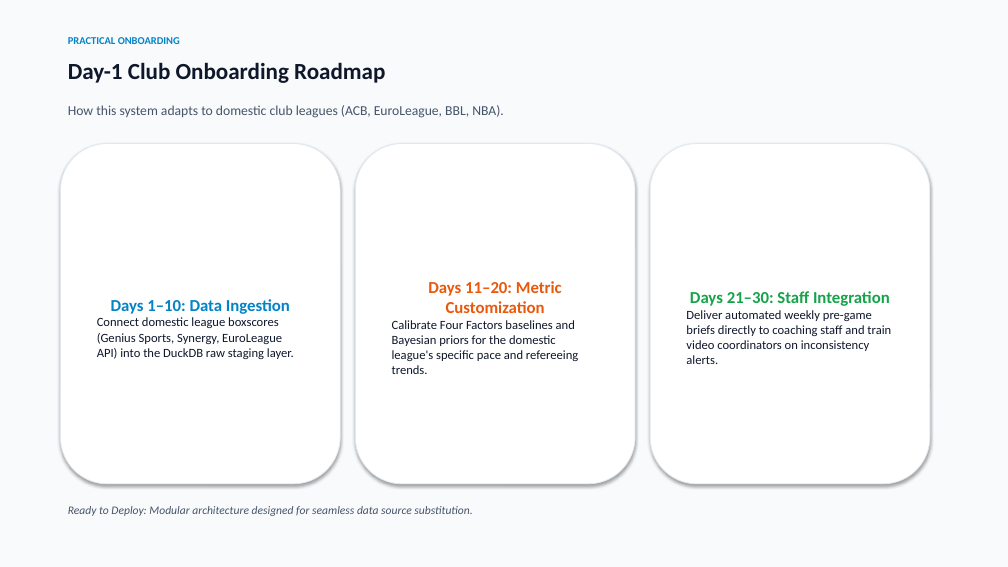
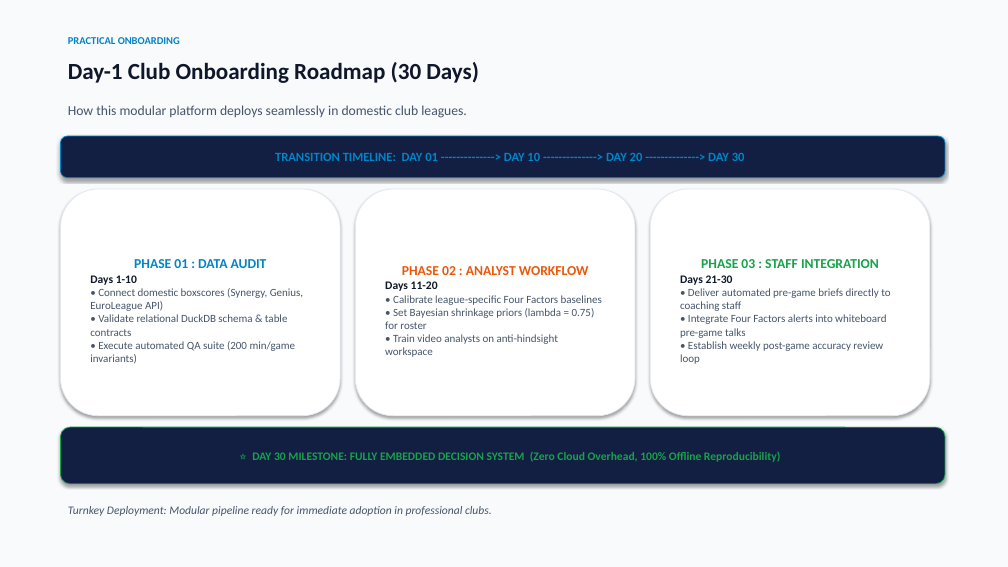
Before and after one commit to miguelo0203/basketball-analytics, a slide deck: slide 28 of presentation/International_Basketball_Analytics_Presentation.pptx. Drawn at 1008x567 pixels with LibreOffice and Linux fonts; fonts in the diff are those of the drawing. Boxes give left, top, right and bottom in pixels: in the first picture for what was removed or moved away, otherwise in the second. Text is boxed around its words. In the diff, an @@ line names an element or a change of style, - is before the commit and + after.

```diff
--- a/presentation/International_Basketball_Analytics_Presentation.pptx
+++ b/presentation/International_Basketball_Analytics_Presentation.pptx
@@ text at [68, 62, 479, 83]: text changed @@
-Day-1 Club Onboarding Roadmap
+Day-1 Club Onboarding Roadmap (30 Days)
@@ text at [68, 105, 467, 118]: text changed @@
-How this system adapts to domestic club leagues (ACB, EuroLeague, BBL, NBA).
+How this modular platform deploys seamlessly in domestic club leagues.
@@ rounded rectangle added at [60, 136, 945, 178], fill #121E42, outline #0284C7 0.75 pt, 12 pt, text #0284C7, bold @@
+TRANSITION TIMELINE: DAY 01 --------------> DAY 10 --------------> DAY 20 --------------> DAY 30
@@ rounded rectangle "PHASE 01 : DATA AUDIT": place and size @@
-rounded rectangle "PHASE 01 : DATA AUDIT" at [60, 144, 340, 484]
+rounded rectangle "PHASE 01 : DATA AUDIT" at [60, 189, 340, 416]
@@ rounded rectangle "PHASE 02 : ANALYST WORKFLOW": place and size @@
-rounded rectangle "PHASE 02 : ANALYST WORKFLOW" at [355, 144, 635, 484]
+rounded rectangle "PHASE 02 : ANALYST WORKFLOW" at [355, 189, 635, 416]
@@ rounded rectangle "PHASE 03 : STAFF INTEGRATION": place and size @@
-rounded rectangle "PHASE 03 : STAFF INTEGRATION" at [650, 144, 930, 484]
+rounded rectangle "PHASE 03 : STAFF INTEGRATION" at [650, 189, 930, 416]
@@ text in rounded rectangle at [90, 259, 303, 364]: text changed; size 12 to 10.5 pt; text colour #0F172A to #475569 @@
-Days 1–10: Data Ingestion
-Connect domestic league boxscores (Genius Sports, Synergy, EuroLeague API) into the DuckDB raw staging layer.
+PHASE 01 : DATA AUDIT
+Days 1-10
+• Connect domestic boxscores (Synergy, Genius, EuroLeague API)
+• Validate relational DuckDB schema & table contracts
+• Execute automated QA suite (200 min/game invariants)
@@ text in rounded rectangle at [385, 266, 602, 357]: text changed; size 12 to 10.5 pt; text colour #0F172A to #475569 @@
-Days 11–20: Metric Customization
-Calibrate Four Factors baselines and Bayesian priors for the domestic league's specific pace and refereeing trends.
+PHASE 02 : ANALYST WORKFLOW
+Days 11-20
+• Calibrate league-specific Four Factors baselines
+• Set Bayesian shrinkage priors (lambda = 0.75) for roster
+• Train video analysts on anti-hindsight workspace
@@ text in rounded rectangle at [680, 259, 890, 364]: text changed; size 12 to 10.5 pt; text colour #0F172A to #475569 @@
-Days 21–30: Staff Integration
-Deliver automated weekly pre-game briefs directly to coaching staff and train video coordinators on inconsistency alerts.
+PHASE 03 : STAFF INTEGRATION
+Days 21-30
+• Deliver automated pre-game briefs directly to coaching staff
+• Integrate Four Factors alerts into whiteboard pre-game talks
+• Establish weekly post-game accuracy review loop
@@ rounded rectangle added at [60, 427, 945, 484], fill #121E42, outline #16A34A 0.75 pt, 11 pt, text #16A34A, bold @@
+⭐ DAY 30 MILESTONE: FULLY EMBEDDED DECISION SYSTEM (Zero Cloud Overhead, 100% Offline Reproducibility)
@@ text at [68, 506, 492, 516]: text changed @@
-Ready to Deploy: Modular architecture designed for seamless data source substitution.
+Turnkey Deployment: Modular pipeline ready for immediate adoption in professional clubs.
```
Also in this commit, not shown: 5 other slides changed, 2 slides added, 2 slides removed, 15 other files.
